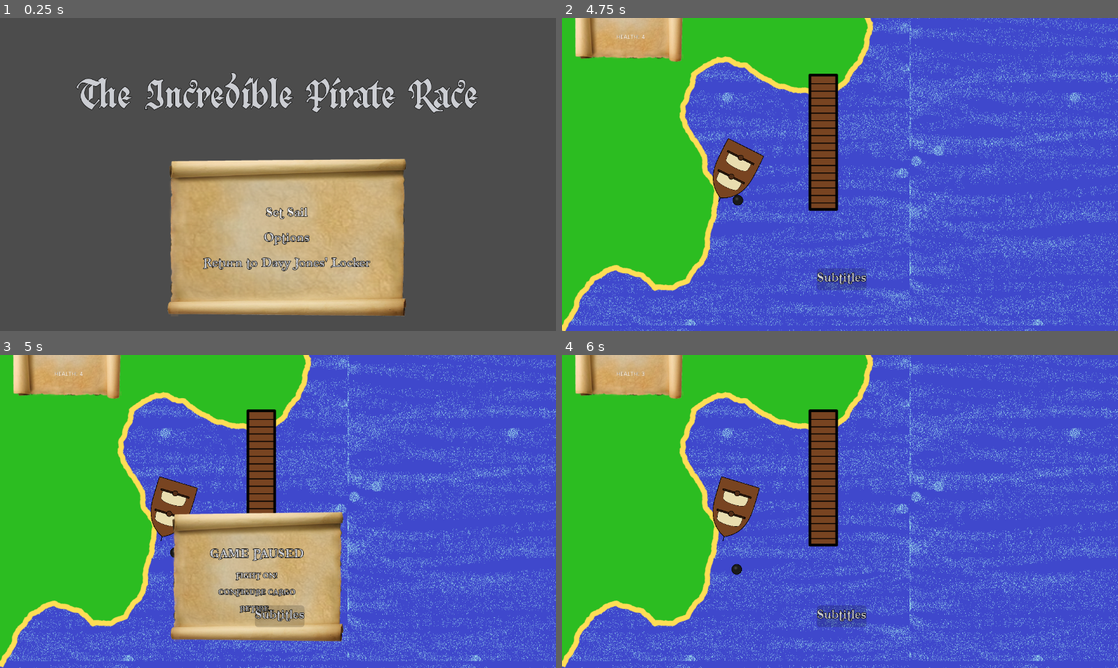
Above: before the commit, frames 1-4 (two rows, left to right).
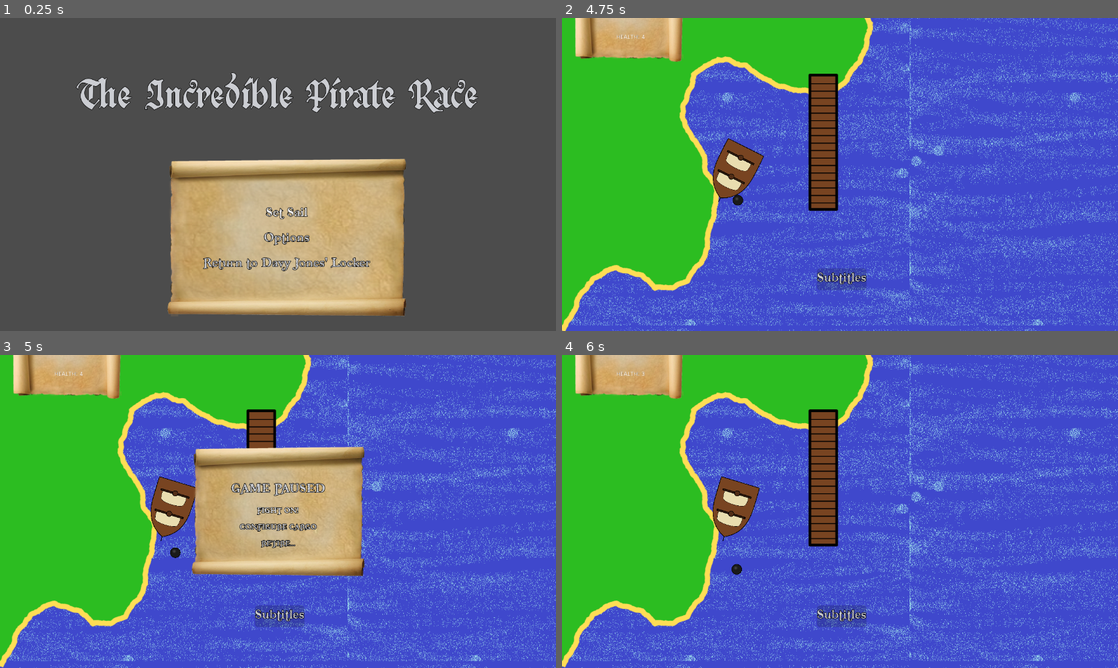
Above: after the commit, the same moments.

Repository: Inglo-Games/GodotWildJam19
Game: Godot game, scene res://scenes/main_menu.tscn
Same seed, same stepped clock (60 frames per second), same inputs: the game is played once before the commit and once after it.
Inputs:
- Up to frame 1 (0.25 s): no input
- Up to frame 2 (4.75 s): click "Set Sail" at 0.5 s; tap Enter at 1.25 s; hold Right (move_right) 1.28-2.03 s; tap A (cannon_port) at 1.35, 4.35 s; hold Left (move_left) 2.03-2.78 s; tap D (cannon_starboard) at 2.1 s; hold Right (move_right) 2.78-4.28 s; tap S (lower_sails) at 2.85 s; tap W (raise_sails) at 3.6 s; hold Left (move_left) from 4.28 s (still down)
- Up to frame 3 (5 s): keep holding Left (move_left); tap Escape (ui_cancel) at 4.9 s
- Up to frame 4 (6 s): tap D (cannon_starboard) at 5.1 s; release Left (move_left) at 5.75 s; click "FIGHT ON!" at 5.75 s

Frames 1-2 are identical in both runs. In frame 3, 17% of the frame differs, in the area x 30-66%, y 29-92%; in frame 4, nothing differs.

Commit message:
Fixing pause menus and battle music

Diff:
--- a/scenes/world.tscn
+++ b/scenes/world.tscn
@@ -11,7 +11,6 @@
 [ext_resource path="res://scenes/islands/02.tscn" type="PackedScene" id=9]
 [ext_resource path="res://scenes/gui.tscn" type="PackedScene" id=10]
 [ext_resource path="res://assets/audio/BrineAndGunpowder.ogg" type="AudioStream" id=11]
-[ext_resource path="res://scripts/enemy_ship.gd" type="Script" id=12]
 
 [node name="world" type="Node2D"]
 script = ExtResource( 8 )
@@ -41,11 +40,8 @@
 
 [node name="enemies" type="Node2D" parent="."]
 
-[node name="enemy_01" type="KinematicBody2D" parent="enemies" instance=ExtResource( 4 )]
+[node name="enemy_01" parent="enemies" instance=ExtResource( 4 )]
 position = Vector2( 1164.55, 2915.26 )
-collision_layer = 4
-collision_mask = 19
-script = ExtResource( 12 )
 
 [node name="player" parent="." instance=ExtResource( 1 )]
 position = Vector2( 462.406, 374.306 )
@@ -54,6 +50,8 @@
 [node name="gui_layer" type="CanvasLayer" parent="."]
 
 [node name="gui" parent="gui_layer" instance=ExtResource( 10 )]
+
+[node name="Tween" type="Tween" parent="."]
 
 [node name="waves" type="AudioStreamPlayer" parent="."]
 pause_mode = 2
--- a/scripts/player.gd
+++ b/scripts/player.gd
@@ -2,17 +2,12 @@
 class_name Player
 
 signal health_changed
-
-var PauseMenu = preload("res://scenes/pause_menu.tscn")
 
 onready var cam = $cam
 
 var is_immune := false
 
 func _physics_process(delta):
-
-	if(Input.is_action_just_pressed("ui_cancel")):
-		create_pause_popup()
 
 	if(Input.is_action_just_pressed("raise_sails") and not is_sail_up):
 		raise_sails()
@@ -49,10 +44,3 @@
 			get_tree().change_scene("res://scenes/main_menu.tscn")
 		yield(get_tree().create_timer(1.5), "timeout")
 		is_immune = false
-
-func create_pause_popup():
-	var pause_menu = PauseMenu.instance()
-	add_child(pause_menu)
-	pause_menu.popup()
-	pause_menu.rect_global_position = global_position
-	get_tree().paused = true
--- a/scripts/world.gd
+++ b/scripts/world.gd
@@ -1,6 +1,9 @@
 extends Node2D
 
+var PauseMenu = preload("res://scenes/pause_menu.tscn")
+
 onready var gui = $gui_layer/gui
+onready var tween := $Tween
 
 func _ready():
 
@@ -10,10 +13,19 @@
 		ship.connect("battle_started", self, "_on_battle_started")
 		ship.connect("battle_ended", self, "_on_battle_ended")
 
+func _process(_delta):
+	if(Input.is_action_just_pressed("ui_cancel")):
+		create_pause_popup()
+
+func create_pause_popup():
+	var pause_menu = PauseMenu.instance()
+	gui.add_child(pause_menu)
+	pause_menu.popup_centered()
+	get_tree().paused = true
+
 # Fade out regular BGM and fade in battle music
 func _on_battle_started():
-	var tween = Tween.new()
-	tween.interpolate_property($bgm, "volume", 0.0, -64.0, 1.0)
+	tween.interpolate_property($bgm, "volume_db", 0.0, -64.0, 1.0)
 	tween.start()
 	yield(tween, "tween_all_completed")
 	$battle.play()
@@ -22,8 +34,7 @@
 
 # Change from battle music to BGM
 func _on_battle_ended():
-	var tween = Tween.new()
-	tween.interpolate_property($battle, "volume", 0.0, -64.0, 1.0)
+	tween.interpolate_property($battle, "volume_db", 0.0, -64.0, 1.0)
 	tween.start()
 	yield(tween, "tween_all_completed")
 	$bgm.play()
Not shown, changed: assets/audio/SailsUp.ogg.import
Not shown: 1 places in scenes/world.tscn that only renumber resources
